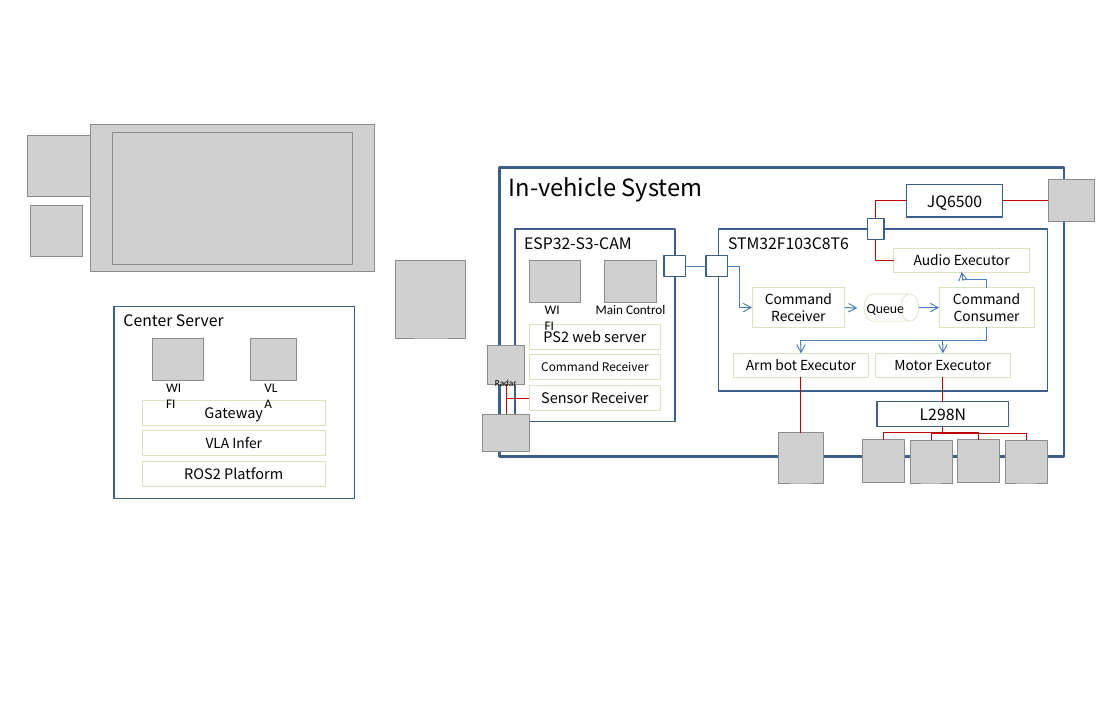
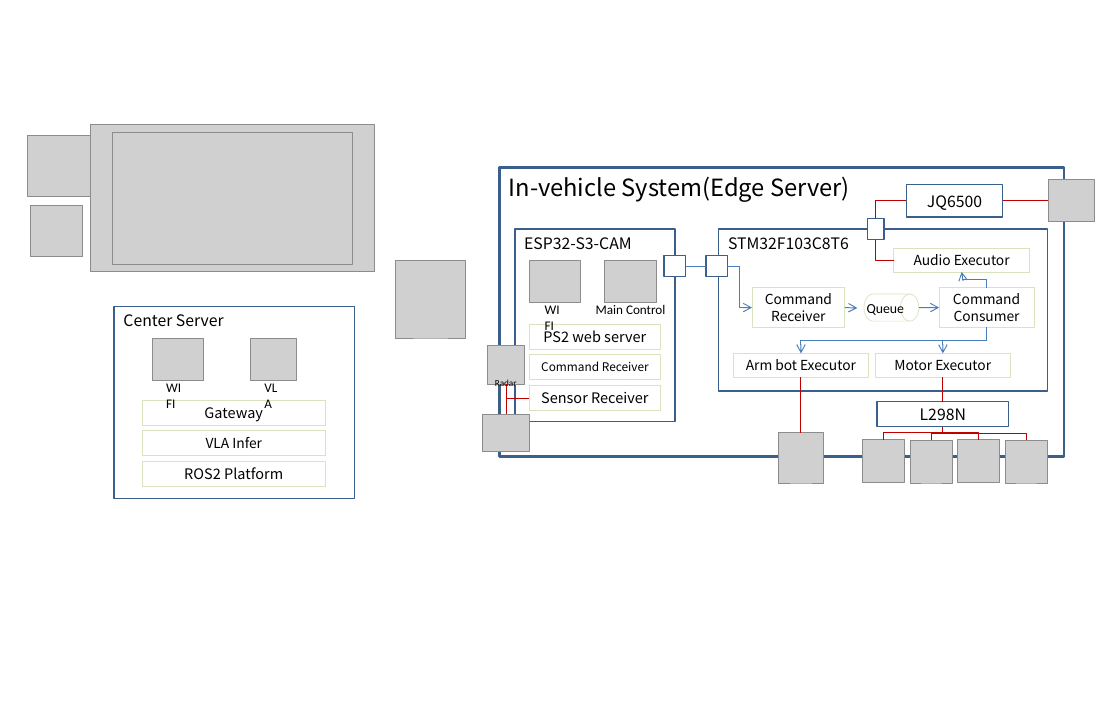
Before and after one commit to coregiu/rush-mog, a slide deck: slide 1 of images/arch.pptx. Drawn at 1120x711 pixels with LibreOffice and Linux fonts; fonts in the diff are those of the drawing; grey boxes stand for pictures. Boxes give left, top, right and bottom in pixels: in the first picture for what was removed or moved away, otherwise in the second. Text is boxed around its words. In the diff, an @@ line names an element or a change of style, - is before the commit and + after.

Commit message:
change remote to edge server.

```diff
--- a/images/arch.pptx
+++ b/images/arch.pptx
@@ text in rectangle at (x1=509, y1=177, x2=850, y2=202): text changed @@
-In-vehicle System
+In-vehicle System(Edge Server)
```
Also in this commit, not shown: 50 other files.
